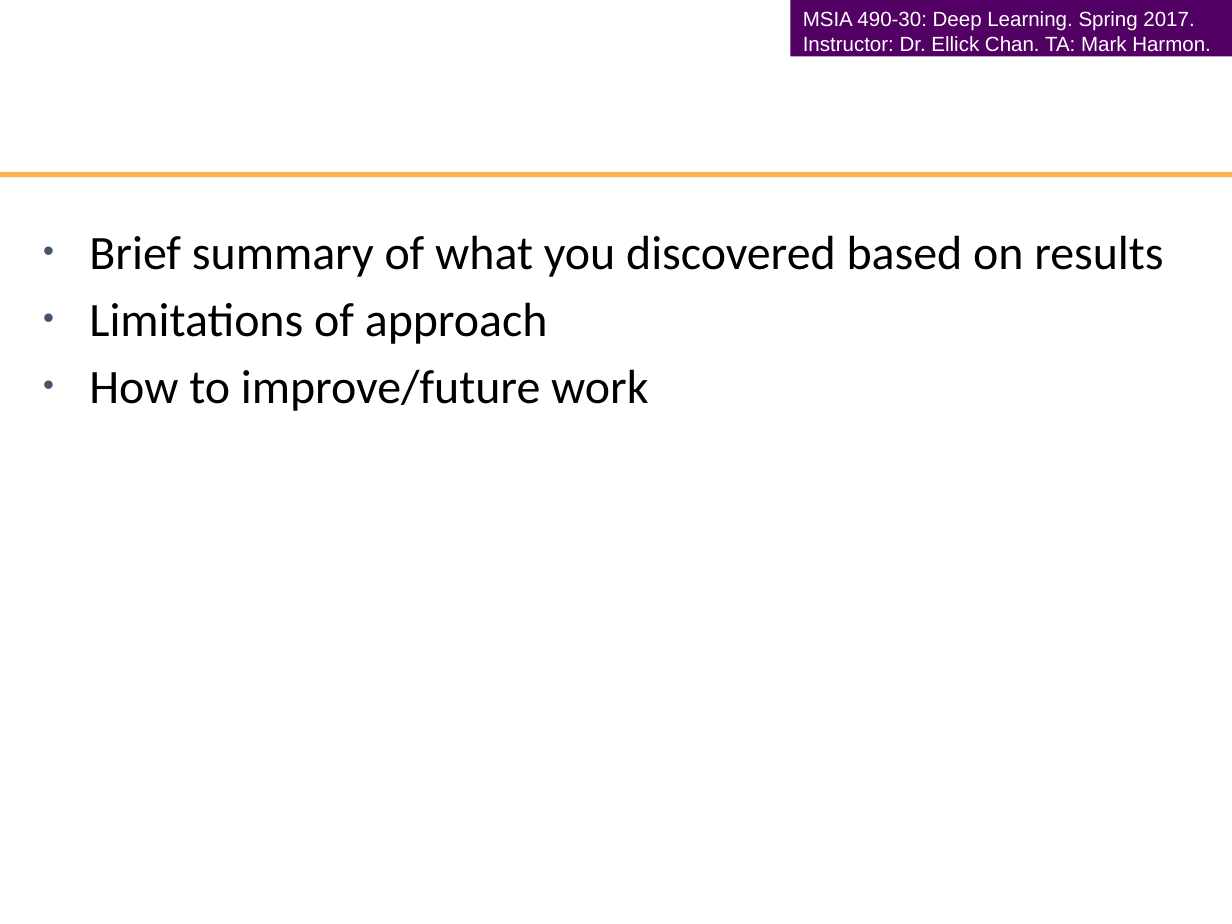
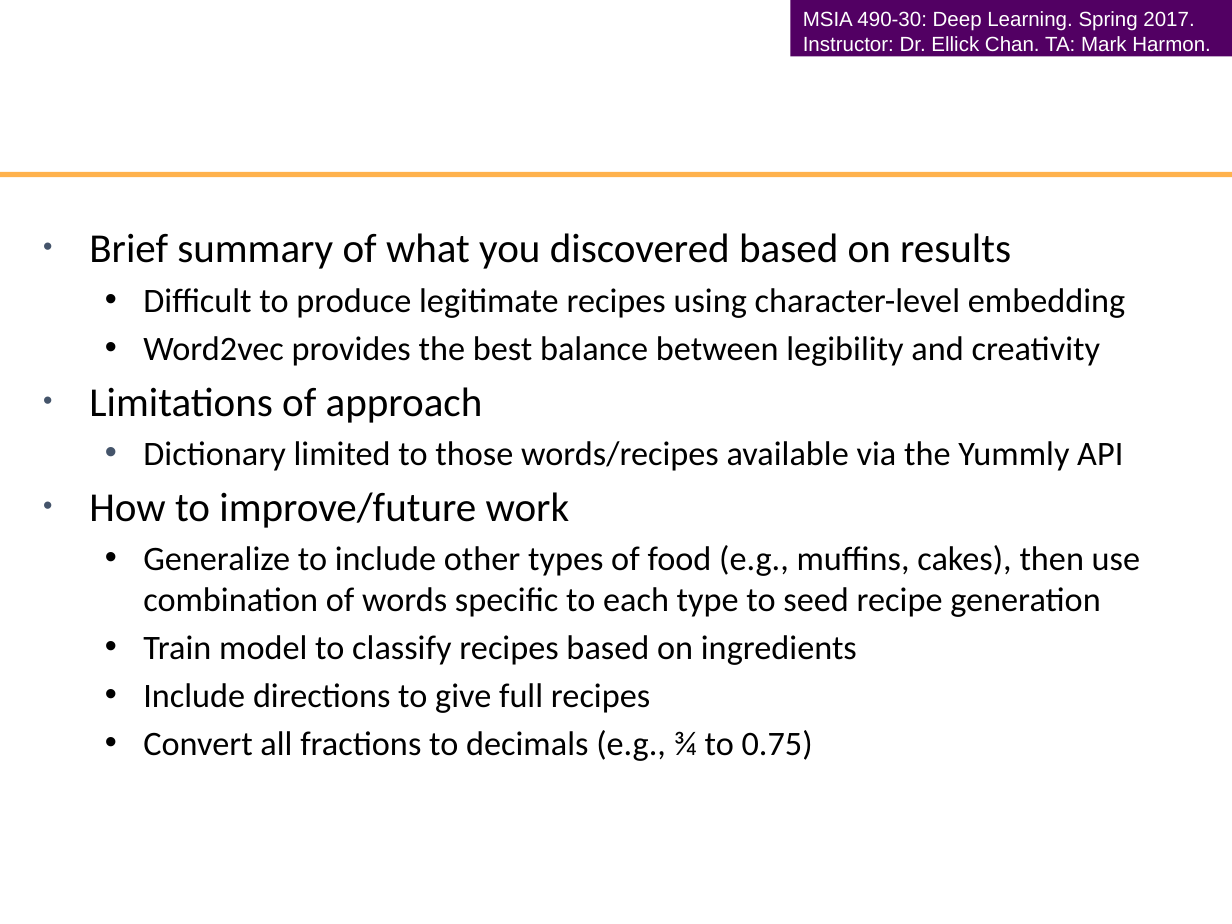
Before and after one commit to stephanieger/ConvectionalNN, a slide deck: slide 11 of Final Presentation Template.pptx (slide 10 before the commit). Drawn at 1232x924 pixels with LibreOffice and Linux fonts; fonts in the diff are those of the drawing; background and template pictures are left out. Boxes give left, top, right and bottom in pixels: in the first picture for what was removed or moved away, otherwise in the second. Text is boxed around its words. In the diff, an @@ line names an element or a change of style, - is before the commit and + after.

Commit message:
Update presentation

```diff
--- a/Final Presentation Template.pptx
+++ b/Final Presentation Template.pptx
@@ text at bbox=[89, 233, 1011, 528]: size 28 to 24 pt in "Brief summary of what you discovered based ...", "Limitations of approach", "How to improve/future work" @@
@@ text at bbox=[143, 288, 1125, 366]: paragraphs added @@
+  • Difficult to produce legitimate recipes using character-level embedding
+  • Word2vec provides the best balance between legibility and creativity
@@ text at bbox=[143, 441, 1123, 471]: paragraph added @@
+  • Dictionary limited to those words/recipes available via the Yummly API
@@ text at bbox=[143, 545, 1140, 761]: paragraphs added @@
+  • Generalize to include other types of food (e.g., muffins, cakes), then use combination of words specific to each type to seed recipe generation
+  • Train model to classify recipes based on ingredients
+  • Include directions to give full recipes
+  • Convert all fractions to decimals (e.g., ¾ to 0.75)
```
Also in this commit, not shown: 1 other slide changed, 3 slides added, 2 slides removed.
